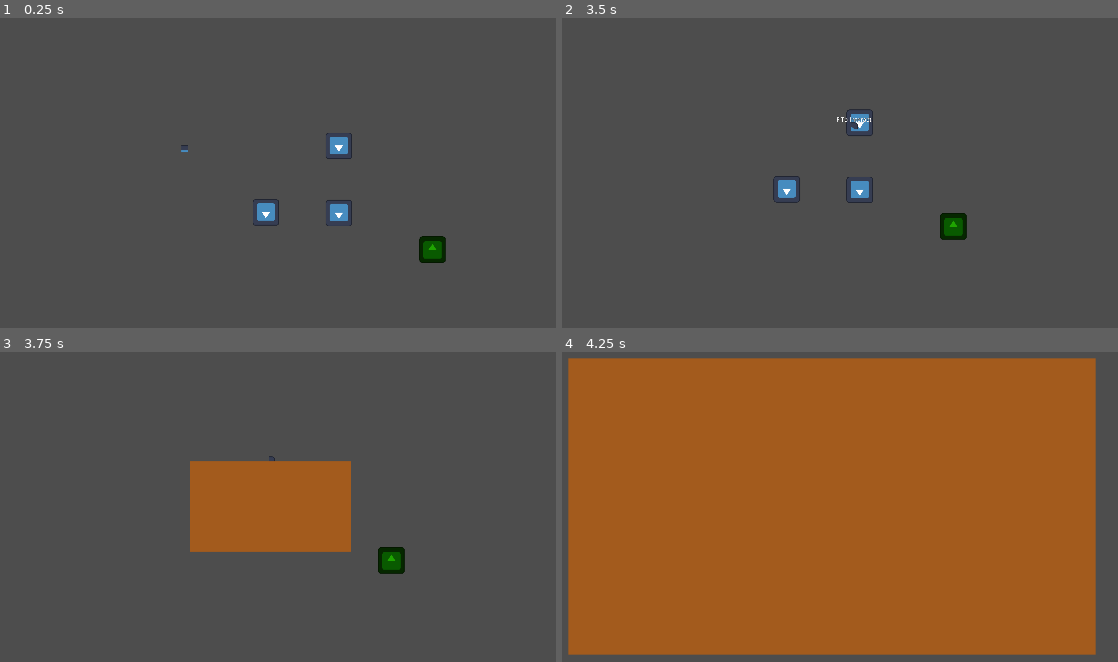
Above: before the commit, frames 1-4 (two rows, left to right).
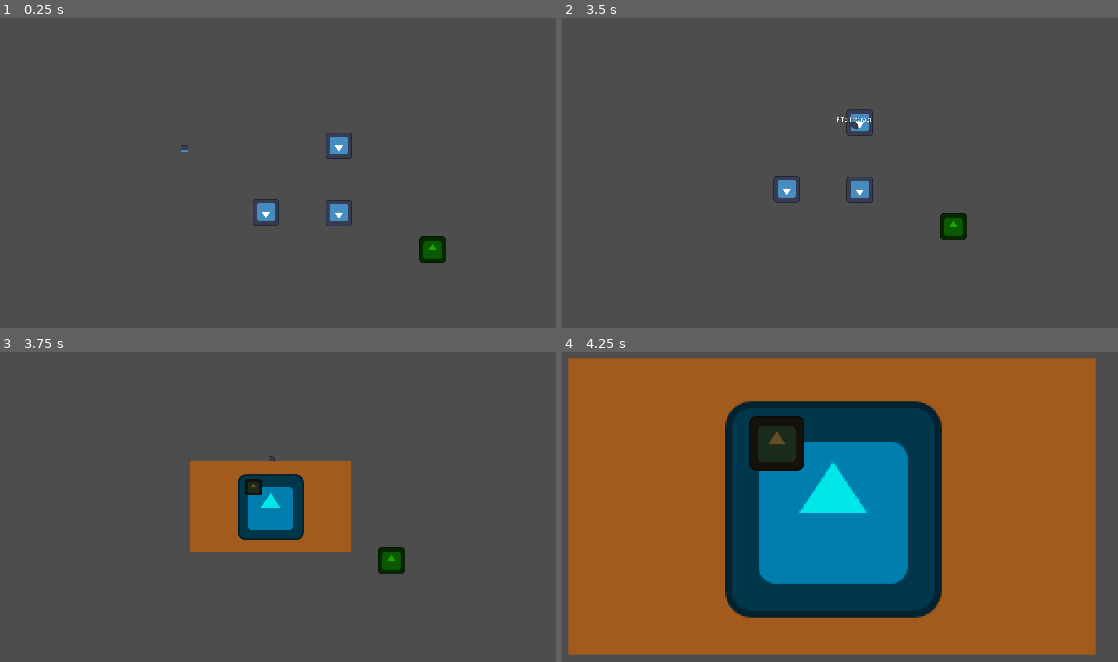
Above: after the commit, the same moments.

Repository: Mr-Wilhelm/MonkeyJam2025-I-Want-To-Live
Game: Godot game, scene res://Scenes/MainScene.tscn
The game is run twice, just before and just after one commit, with the same random seed, the same clock (stepped at 60 frames per second) and the same inputs. The engine's default icon, where the game draws it, is replaced by a stand-in: a white triangle on a blue panel in a dark square.
Inputs (mouse positions are in pixels of both pictures, inside the frame that each line leads up to):
- Up to frame 1 (0.25 s): no input
- Up to frame 2 (3.5 s): move the mouse to (1006, 151) at 0.52 s; hold D (MoveRight) 0.53-1.25 s; hold F (Interact) 0.53-1.25 s; click (1006, 151) at 0.67 s; drag from (673, 194) to (778, 126) at 1.27 s; tap Enter at 2 s; move the mouse to (912, 73) at 2.02 s; hold D (MoveRight) 2.03-2.75 s; hold F (Interact) 2.03-2.75 s; click (912, 73) at 2.17 s; tap Space at 2.75 s; drag from (789, 262) to (862, 123) at 2.77 s
- Up to frame 3 (3.75 s): move the mouse to (511, 575) at 3.52 s; hold A (MoveLeft) from 3.53 s (still down); hold F (Interact) from 3.53 s (still down); click (511, 575) at 3.67 s
- Up to frame 4 (4.25 s): keep holding A (MoveLeft); keep holding F (Interact); tap , (DebugToggleCam) at 4.15 s

Frames 1-2 are identical in both runs. In frame 3, 2.5% of the frame differs, in the area x 42-55%, y 39-61%; in frame 4, 27%, in the area x 29-69%, y 15-86%.

Commit message:
object cleaning logic works

Diff:
--- a/Scenes/Interaction Scenes/CleaningScene.tscn
+++ b/Scenes/Interaction Scenes/CleaningScene.tscn
@@ -1,12 +1,29 @@
-[gd_scene load_steps=3 format=3 uid="uid://cbork6k2f0kxi"]
+[gd_scene load_steps=5 format=3 uid="uid://cbork6k2f0kxi"]
 
-[ext_resource type="Script" path="res://Scripts/scrap_search_scene_script.gd" id="1_s70kr"]
+[ext_resource type="Script" path="res://Scripts/DirtCleaningScript.gd" id="1_mftfo"]
 [ext_resource type="Texture2D" uid="uid://dmnhduv7v3mqm" path="res://Art/Placeholder/InteractionSceneArt/ScrapSearchInteraction/ScrapSearchBG.png" id="2_ktgtr"]
+[ext_resource type="Texture2D" uid="uid://cego7vhynmun7" path="res://Art/Placeholder/icon.svg" id="3_4ltjq"]
+[ext_resource type="Script" path="res://Scripts/DirtSpotScript.gd" id="4_ijo2w"]
 
-[node name="ScrapSearchScene" type="Node2D"]
+[node name="DirtCleaningScene" type="Node2D"]
 process_mode = 3
-script = ExtResource("1_s70kr")
+script = ExtResource("1_mftfo")
 
 [node name="Background" type="Sprite2D" parent="."]
 texture = ExtResource("2_ktgtr")
 centered = false
+
+[node name="Gear" type="Sprite2D" parent="."]
+modulate = Color(0, 0.906472, 0.917673, 1)
+position = Vector2(963, 550)
+scale = Vector2(6.16, 6.16)
+texture = ExtResource("3_4ltjq")
+
+[node name="DirtObject" type="Node2D" parent="."]
+position = Vector2(758, 309)
+script = ExtResource("4_ijo2w")
+
+[node name="DirtSprite" type="Sprite2D" parent="DirtObject"]
+modulate = Color(0.388235, 0.305882, 0.14902, 1)
+scale = Vector2(1.56, 1.56)
+texture = ExtResource("3_4ltjq")
--- /dev/null
+++ b/Scripts/DirtCleaningScript.gd
@@ -0,0 +1,18 @@
+extends Node2D
+
+var patchesCleaned: int = 0
+var complete: bool = false
+
+var input_flags = []
+
+func _physics_process(delta: float) -> void:
+
+	if input_flags.size() != 0:
+		var lowest_z : Area2D = input_flags[0]
+		for flag : Area2D in input_flags:
+			if flag.z_index > lowest_z.z_index:
+				lowest_z = flag
+
+		lowest_z.input_handled()
+
+	input_flags = []
--- /dev/null
+++ b/Scripts/DirtSpotScript.gd
@@ -0,0 +1,39 @@
+extends Node2D
+
+@onready var dirtSprite: Sprite2D = $DirtSprite
+@onready var area: Area2D = $DirtArea
+
+var isCleaning: bool = false
+var cleanRate: float = 0.01 #speed at which cleaning is done
+
+func _ready() -> void:
+	dirtSprite.modulate.a = 1.0
+
+func _input(event):
+	if event is InputEventMouseButton:
+		if event.button_index == MOUSE_BUTTON_LEFT:
+			isCleaning = event.pressed	#true or false for event.pressed
+
+	if event.is_action_pressed("DebugToggleCam"):
+		print("beans on toast")
+
+
+func _process(delta):
+	if isCleaning:
+		var mousePosGlobal = get_global_mouse_position()
+		var mousePosLocal = to_local(mousePosGlobal)
+
+		if dirtSprite.get_rect().has_point(mousePosLocal):
+			scrub()
+
+		print(get_parent().patchesCleaned)
+
+func scrub():
+	if dirtSprite.modulate.a > 0:
+		dirtSprite.modulate.a = max(0.0, dirtSprite.modulate.a - cleanRate)
+	else:
+		objectClean()
+		queue_free()
+
+func objectClean():
+	get_parent().patchesCleaned += 1
Binary file removed: Art/Placeholder/InteractionSceneArt/DirtCleaningInteraction/photo.jpeg
Not shown, removed: Art/Placeholder/InteractionSceneArt/DirtCleaningInteraction/photo.jpeg.import
